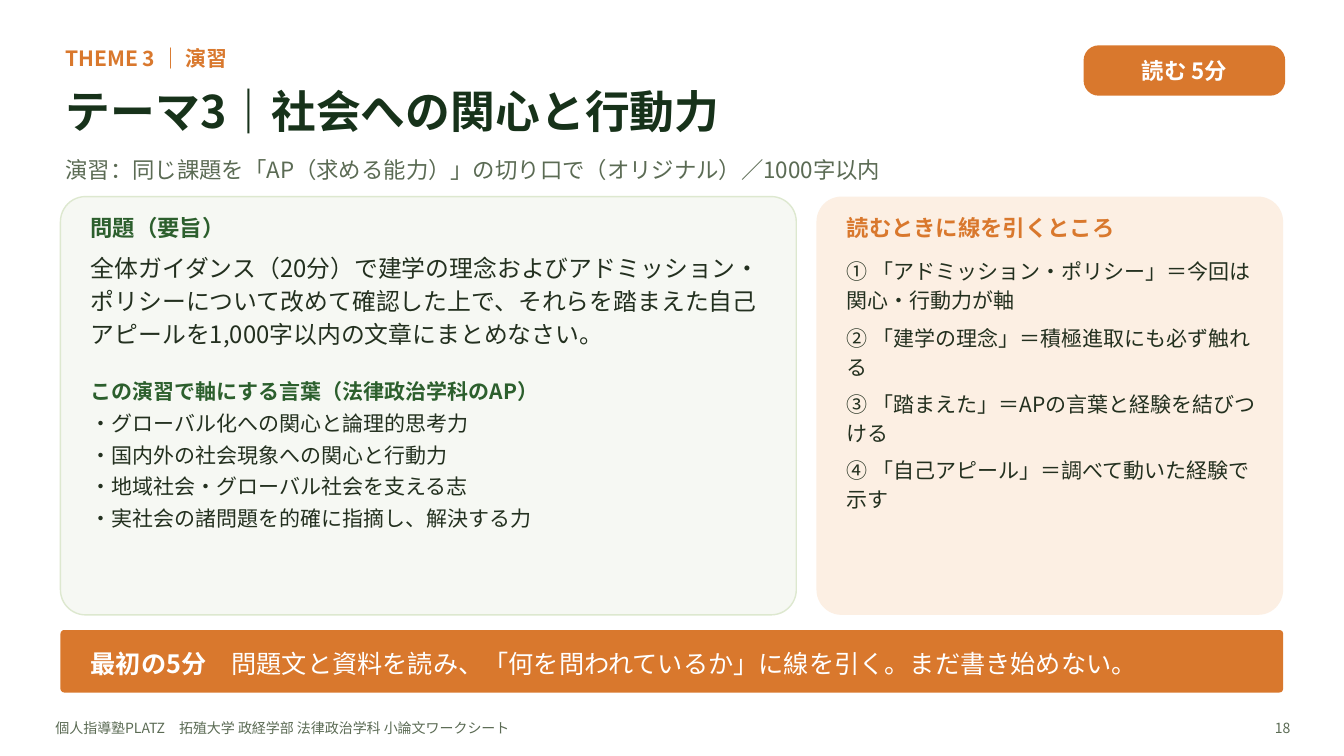
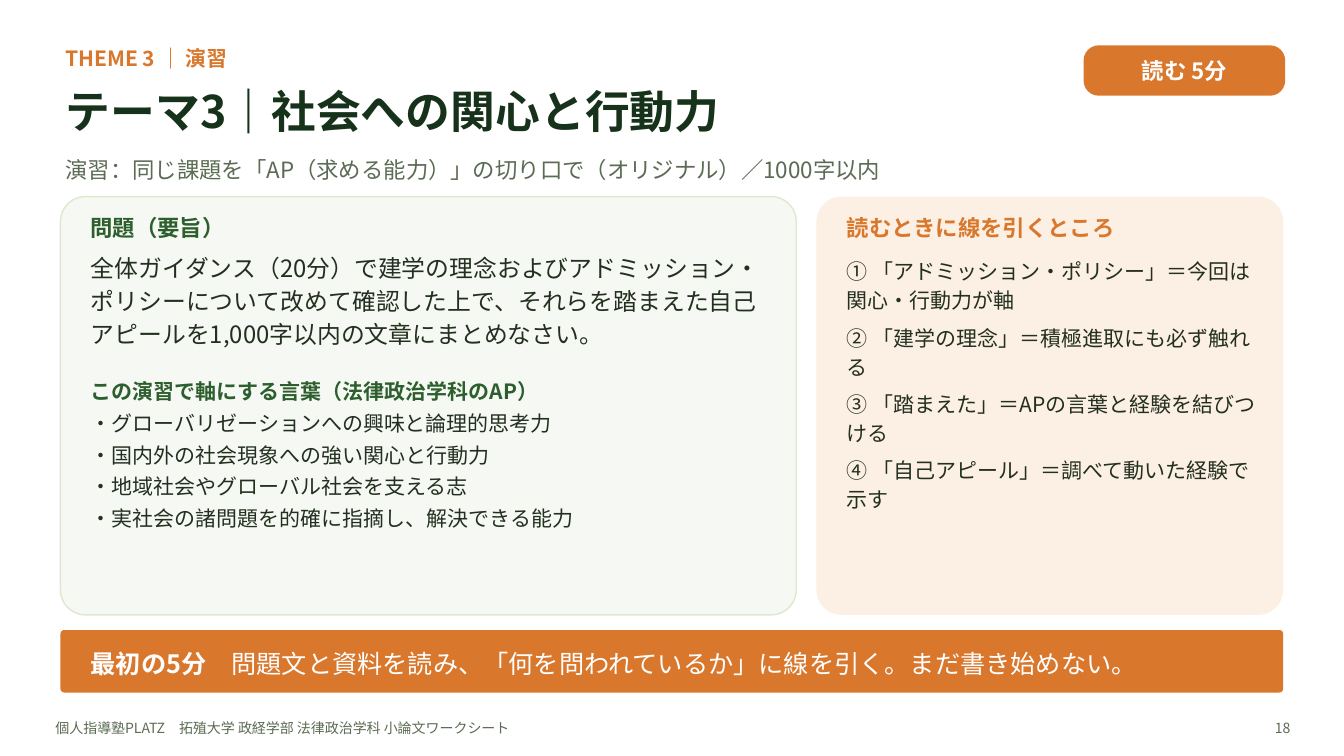
Before and after one commit to platzgod/PLATZAI-, a slide deck: slide 18 of 小論文添削（ショー）/ワークシート/拓殖大学_政経学部法律政治学科/拓殖大学_政経学部法律政治学科_小論文ワークシート.pptx. Drawn at 1344x756 pixels with LibreOffice and Linux fonts; fonts in the diff are those of the drawing. Boxes give left, top, right and bottom in pixels: in the first picture for what was removed or moved away, otherwise in the second. Text is boxed around its words. In the diff, an @@ line names an element or a change of style, - is before the commit and + after.

```diff
--- a/小論文添削（ショー）/ワークシート/拓殖大学_政経学部法律政治学科/拓殖大学_政経学部法律政治学科_小論文ワークシート.pptx
+++ b/小論文添削（ショー）/ワークシート/拓殖大学_政経学部法律政治学科/拓殖大学_政経学部法律政治学科_小論文ワークシート.pptx
@@ text at (91,413,574,528): text changed @@
-・グローバル化への関心と論理的思考力
-・国内外の社会現象への関心と行動力
-・地域社会・グローバル社会を支える志
-・実社会の諸問題を的確に指摘し、解決する力
+・グローバリゼーションへの興味と論理的思考力
+・国内外の社会現象への強い関心と行動力
+・地域社会やグローバル社会を支える志
+・実社会の諸問題を的確に指摘し、解決できる能力
```
Also in this commit, not shown: 11 other slides changed, 6 other files.
